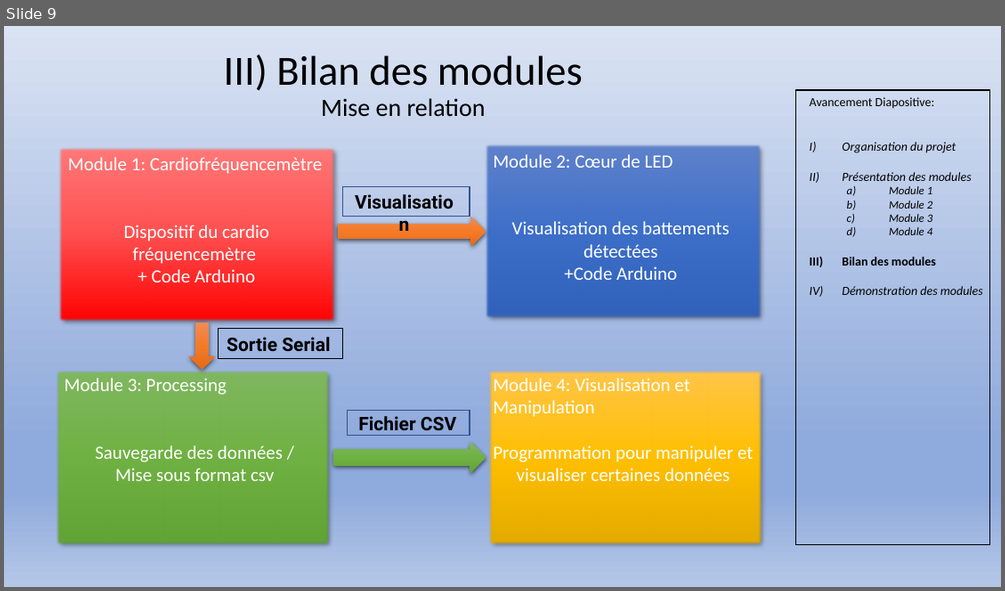
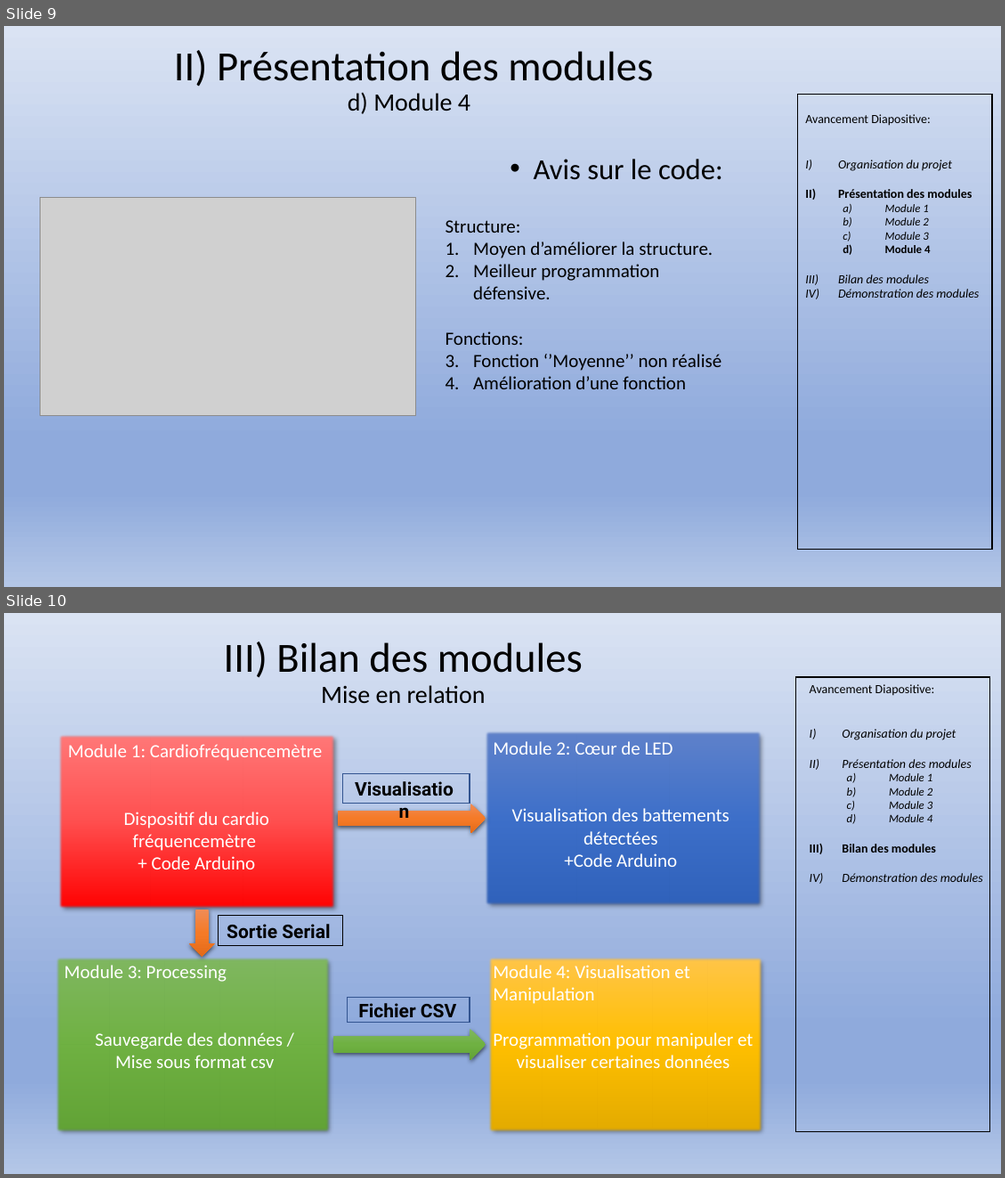
Before and after one commit to Exia-Jellyfish/UE-1-Projet-Grp7, a slide deck: PROJET 1 UE 1 diapositive.pptx. Shown one above the other, each under a label of ours: slide 9 before the commit, slides 9 and 10 after it. The pictures are 1005x591 and 1005x1178 pixels, drawn with LibreOffice and Linux fonts; fonts in the diff are those of the drawing; grey boxes stand for pictures. Boxes give left, top, right and bottom in pixels: in the first picture for what was removed or moved away, otherwise in the second. Text is boxed around its words. In the diff, an @@ line names an element or a change of style, - is before the commit and + after.

```diff
--- a/PROJET 1 UE 1 diapositive.pptx
+++ b/PROJET 1 UE 1 diapositive.pptx
@@ slide 9 added at bbox=[4, 26, 1001, 587], background gradient #DAE3F3 to #8FAADC to #B4C7E7 @@
@@ text added at bbox=[174, 50, 653, 114], 40 pt, text #000000 @@
+II) Présentation des modules
+d) Module 4
@@ rectangle added at bbox=[797, 95, 992, 548], outline #000000 1 pt @@
@@ text added at bbox=[805, 114, 971, 253], 12 pt, text #000000, italic @@
+Avancement Diapositive:
+1. Organisation du projet
+2. Présentation des modules
+  a) Module 1
+  b) Module 2
+  c) Module 3
+  d) Module 4
+3. Bilan des modules
+4. Démonstration des modules
@@ text added at bbox=[534, 159, 723, 180], 28 pt, text #000000 @@
+• Avis sur le code:
@@ picture added at bbox=[40, 197, 415, 415] @@
@@ text added at bbox=[445, 220, 721, 389], 18 pt, text #000000 @@
+Structure:
+1. Moyen d’améliorer la structure.
+2. Meilleur programmation défensive.
+Fonctions:
+1. Fonction ‘’Moyenne’’ non réalisé
+2. Amélioration d’une fonction
@@ what was slide 9 is now slide 10 @@
```
Also in this commit, not shown: 1 slide changed, 6 other files.
